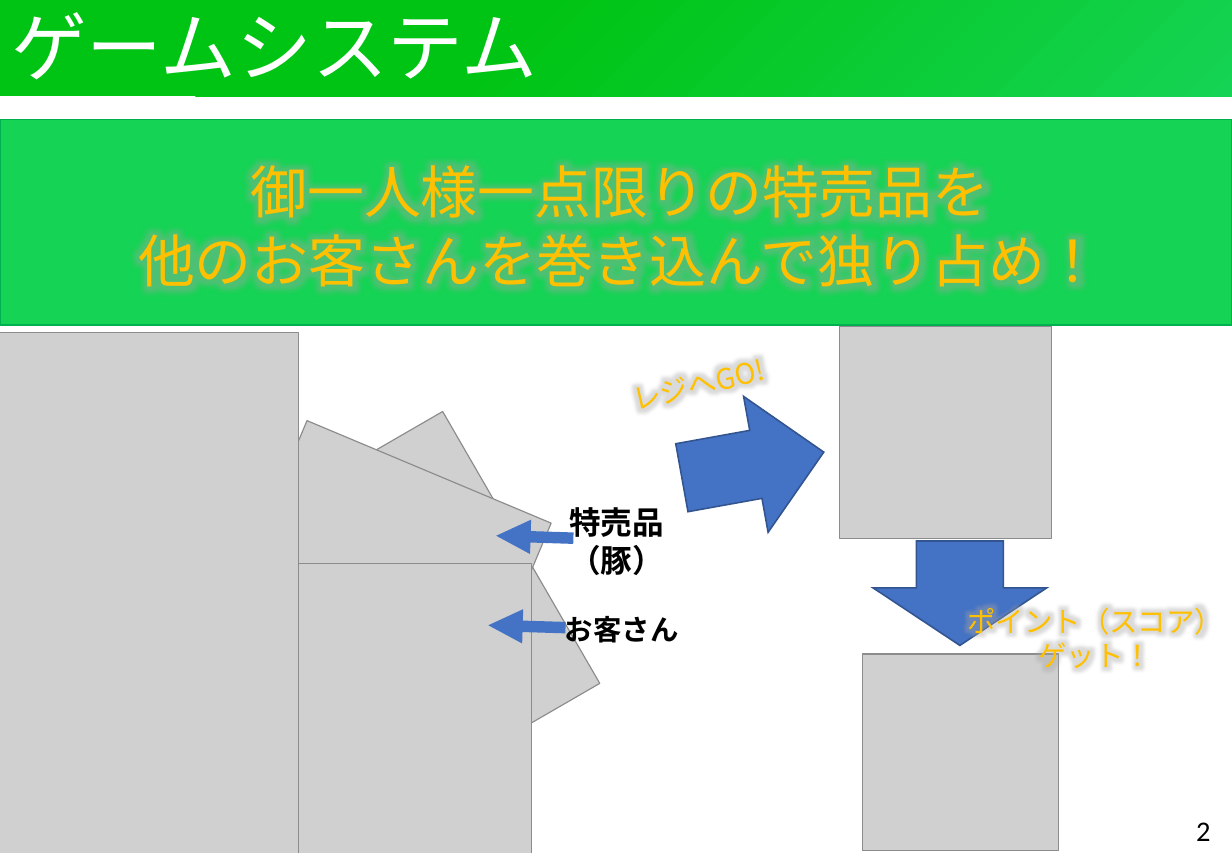
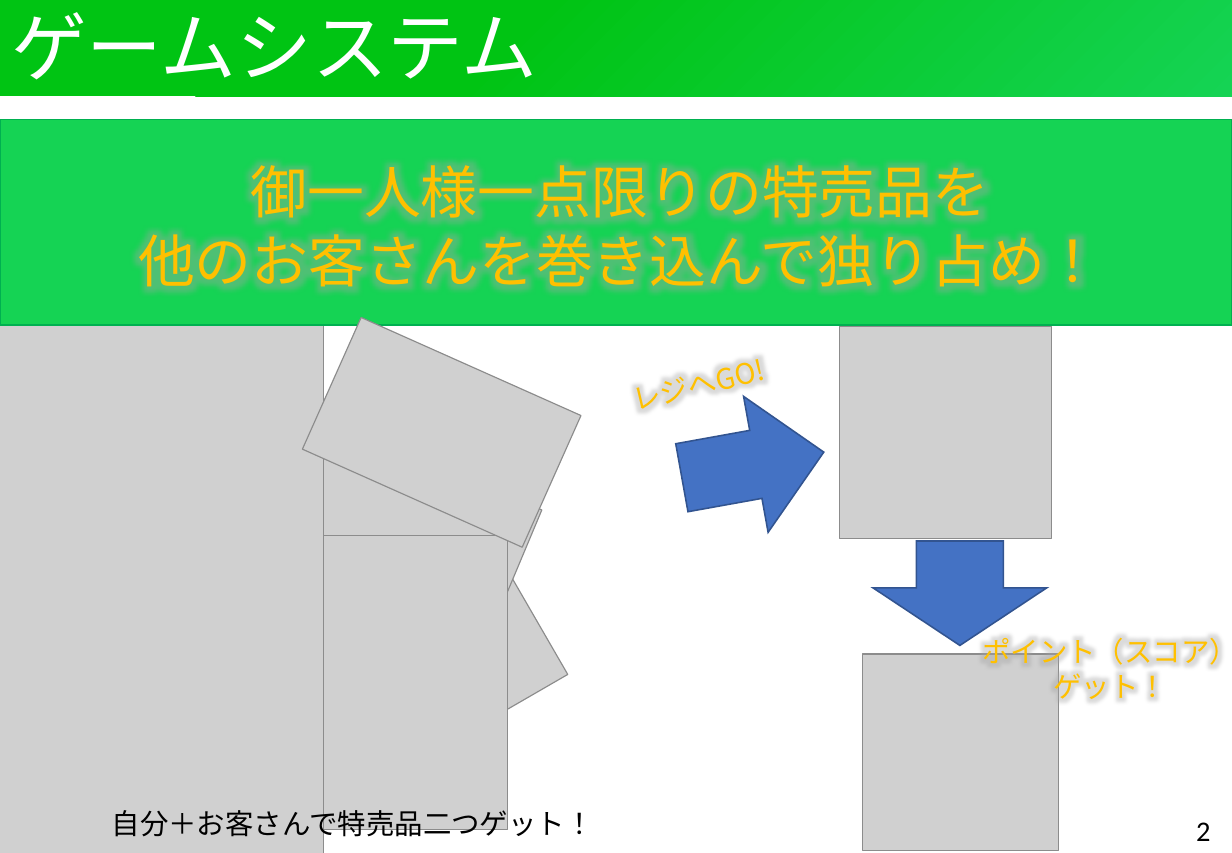
Before and after one commit to H29LatterPeriodTeam07/team07, a slide deck: slide 3 of 後期企画書/提出用企画書.pptx. Drawn at 1232x853 pixels with LibreOffice and Linux fonts; fonts in the diff are those of the drawing; grey boxes stand for pictures. Boxes give left, top, right and bottom in pixels: in the first picture for what was removed or moved away, otherwise in the second. Text is boxed around its words. In the diff, an @@ line names an element or a change of style, - is before the commit and + after.

```diff
--- a/後期企画書/提出用企画書.pptx
+++ b/後期企画書/提出用企画書.pptx
@@ picture: place and size @@
-picture at [0,332,299,853]
+picture at [0,293,323,853]
@@ picture added at [303,318,582,548] @@
@@ picture: place and size @@
-picture at [242,420,551,677]
+picture at [264,416,542,643]
@@ picture: place and size @@
-picture at [154,412,600,851]
+picture at [177,427,569,818]
@@ text removed at [569,507,664,575] @@
-特売品（豚）
@@ picture: place and size @@
-picture at [169,563,531,853]
+picture at [146,536,507,830]
@@ arrow removed from (573, 538) to (496, 536) @@
@@ arrow removed from (565, 628) to (488, 626) @@
@@ text "ポイント（スコア）" rewrapped from [967,603,1223,673] to [982,637,1232,704] @@
@@ text removed at [565,616,679,648] @@
-お客さん
@@ text added at [112,805,594,841], 18 pt, text #000000 @@
+自分＋お客さんで特売品二つゲット！
```
Also in this commit, not shown: 3 other slides changed, 1 other file.
